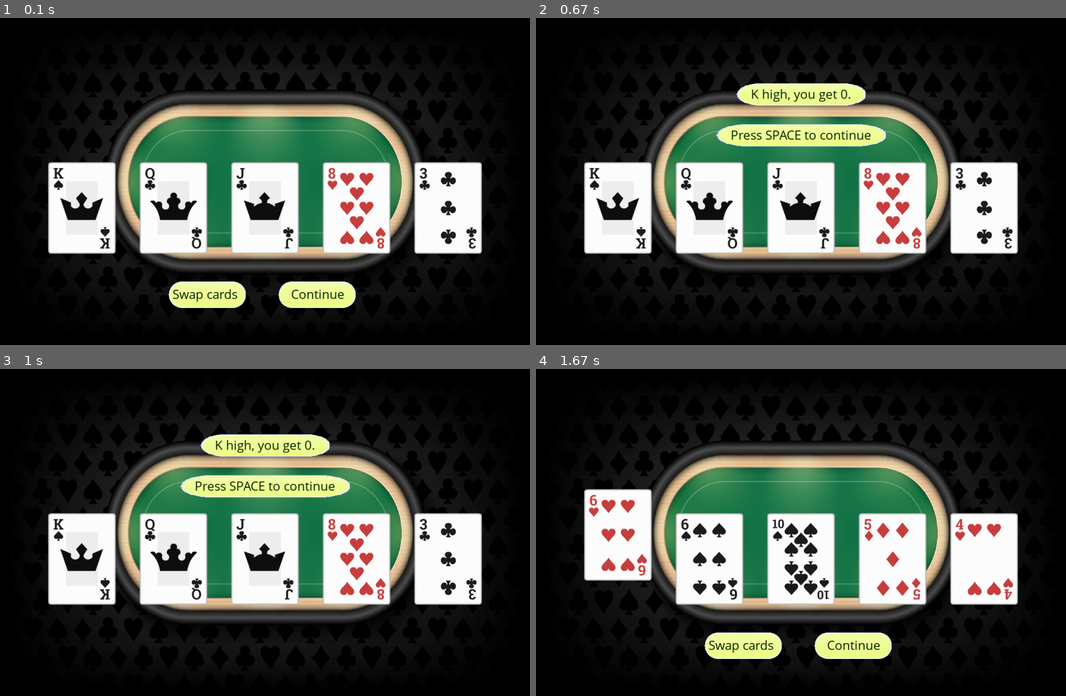
Above: before the commit, frames 1-4 (two rows, left to right).
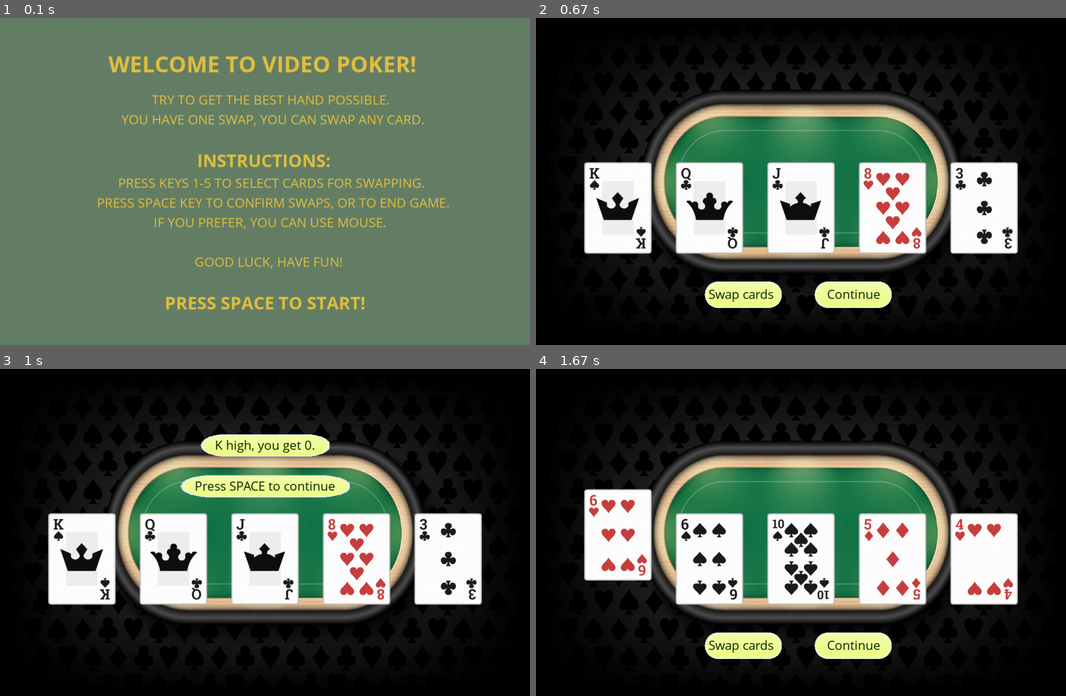
Above: after the commit, the same moments.

Repository: jungleistx/poker_game
Game: pygame game, started from main.py
The game is run twice, just before and just after one commit, with the same random seed, the same clock (stepped at 60 frames per second) and the same inputs.
Inputs (mouse positions are in pixels of both pictures, inside the frame that each line leads up to):
- Up to frame 1 (0.1 s): no input
- Up to frame 2 (0.67 s): tap Space at 0.33 s
- Up to frame 3 (1 s): click (318, 646) at 0.72 s, where only the run after the commit has a clickable "Continue"
- Up to frame 4 (1.67 s): tap Space at 1 s; tap 1 at 1.33 s

The runs differ from the first frame. In frame 1, 100% of the frame differs, in the area x 0-100%, y 0-100%; in frame 2, 5.8%; in frame 3, nothing differs; in frame 4, nothing differs.

Commit message:
mod main.py, fix proper methodcall

Diff:
--- a/main.py
+++ b/main.py
@@ -4,4 +4,4 @@
 
 gamewindow = Window()
 while True:
-	gamewindow.run()
+	gamewindow.new_game()
